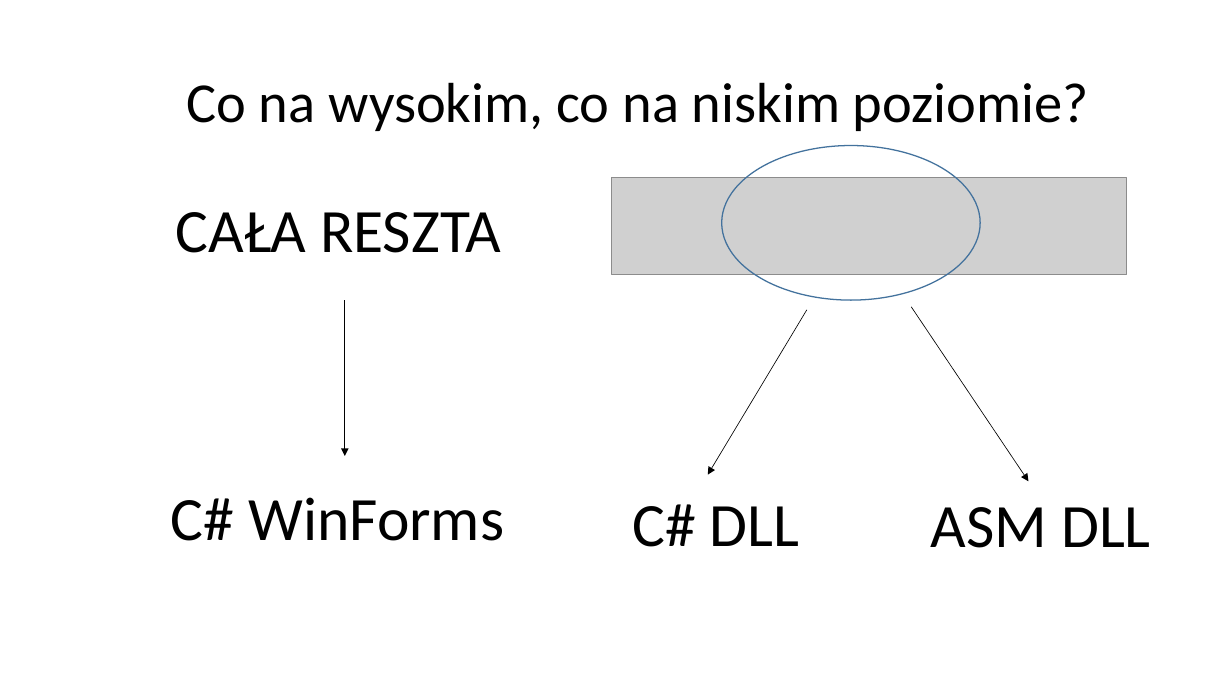
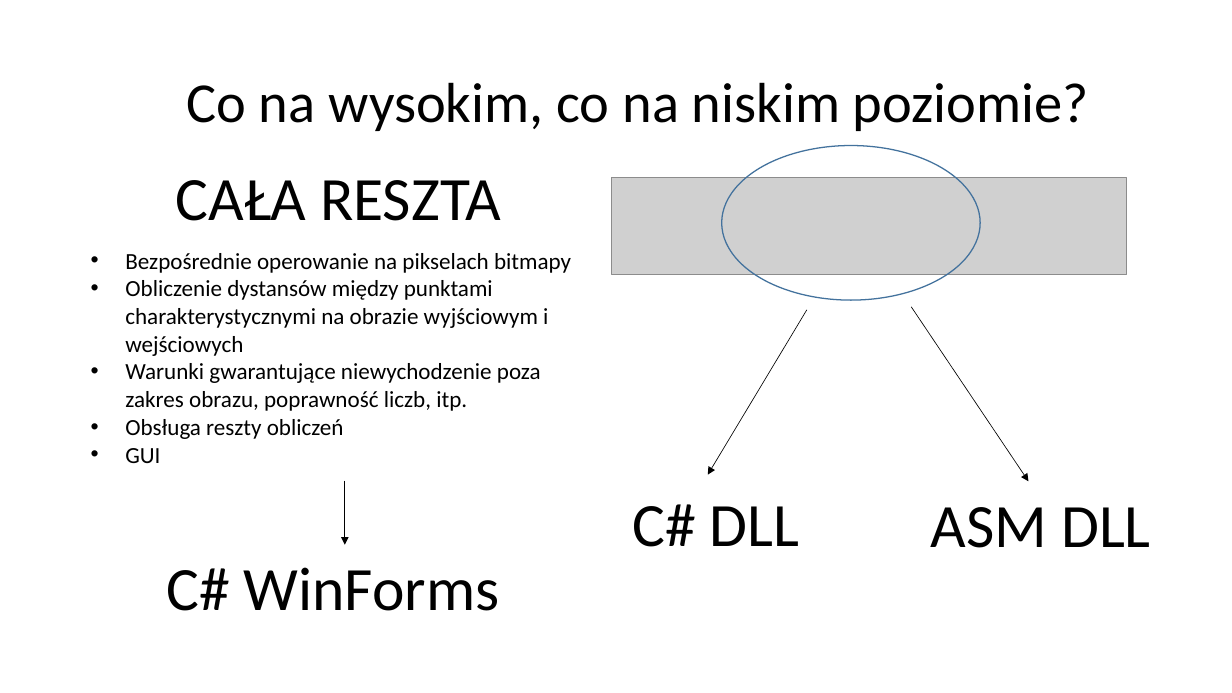
Before and after one commit to Gazda70/Image-Morphing, a slide deck: slide 9 of Morphing obrazów.pptx. Drawn at 1232x693 pixels with LibreOffice and Linux fonts; fonts in the diff are those of the drawing; grey boxes stand for pictures. Boxes give left, top, right and bottom in pixels: in the first picture for what was removed or moved away, otherwise in the second. Text is boxed around its words. In the diff, an @@ line names an element or a change of style, - is before the commit and + after.

```diff
--- a/Morphing obrazów.pptx
+++ b/Morphing obrazów.pptx
@@ text "CAŁA RESZTA": place and size @@
-text "CAŁA RESZTA" at [176,212,501,253]
+text "CAŁA RESZTA" at [176,180,501,221]
@@ text added at [125,253,571,463], 18 pt, text #000000 @@
+• Bezpośrednie operowanie na pikselach bitmapy
+• Obliczenie dystansów między punktami charakterystycznymi na obrazie wyjściowym i wejściowych
+• Warunki gwarantujące niewychodzenie poza zakres obrazu, poprawność liczb, itp.
+• Obsługa reszty obliczeń
+• GUI
@@ arrow moved from (345, 300) - (345, 456) to (345, 481) - (345, 545) @@
@@ text "C# WinForms": place and size @@
-text "C# WinForms" at [171,497,504,541]
+text "C# WinForms" at [166,567,500,611]
```
Also in this commit, not shown: 2 other slides changed, 3 slides added, 1 slide removed.
